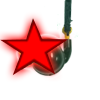
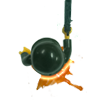
Layers edited between the first and the second 100px x 100px image:
moved "Layer 1" above "Layer 4" over [18, 12, 83, 76]
renamed "Layer 2" to "Layer 4", painted on it over [0, 18, 87, 97]
